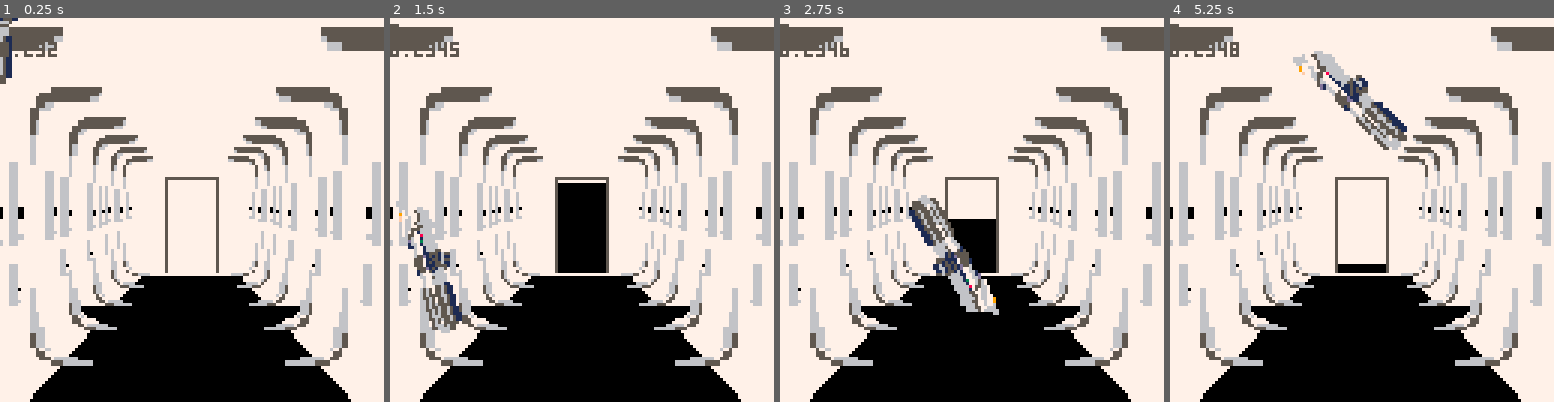
Above: before the commit, frames 1-4 (left to right).
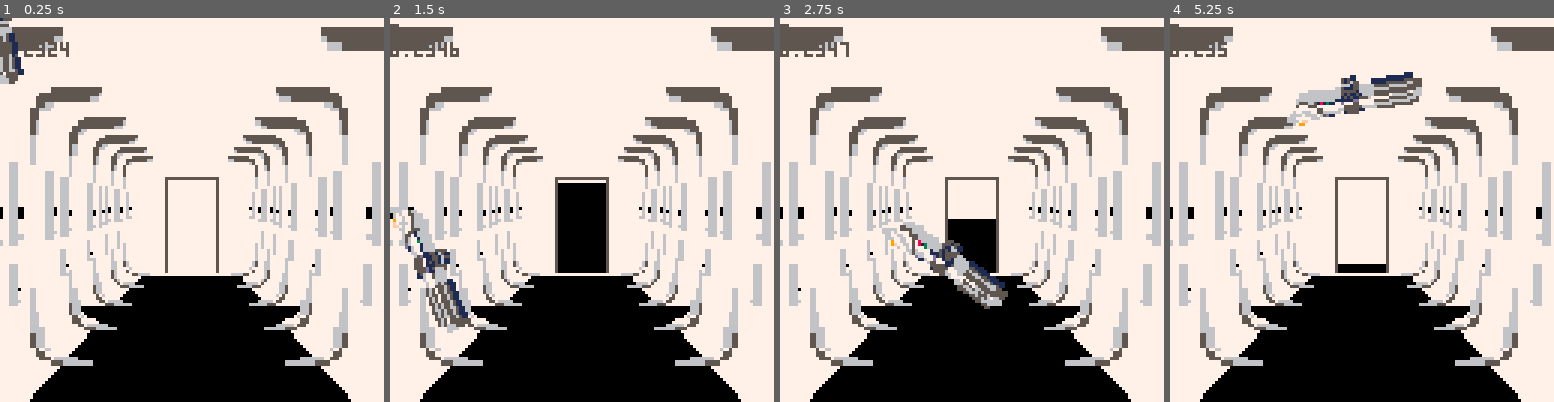
Above: after the commit, the same moments.

Repository: Chovin/Litghtsaber
Game: PICO-8 cartridge litghtsaber.p8
Two runs of this game, one before a commit and one after it. Both use one fixed random seed, a clock stepped at 60 frames per second and the inputs below.
Inputs (mouse positions are in pixels of both pictures, inside the frame that each line leads up to):
- Up to frame 1 (0.25 s): no input
- Up to frame 2 (1.5 s): tap X (X key) at 0.33, 1.07 s; click (670, 121) at 0.67 s; tap O (Z key) at 0.7 s; click (436, 267) at 1.22 s
- Up to frame 3 (2.75 s): hold Right 1.6-2.1 s; tap O (Z key) at 1.7, 2.1, 2.5 s; click (887, 114) at 1.77 s; tap X (X key) at 1.85 s; hold Up 2.15-2.42 s; click (952, 259) at 2.32 s; hold Right from 2.47 s (still down)
- Up to frame 4 (5.25 s): click (1404, 106) at 2.87 s; tap O (Z key) every 0.4 s from 2.9 to 4.9 s; tap X (X key) at 2.97, 4.08, 5.2 s; release Right at 3.03 s; hold Left 3.08-3.58 s; click (1465, 256) at 3.42 s; hold Down 3.63-3.97 s; click (1231, 102) at 3.97 s; hold Right 4.02-4.68 s; click (1292, 248) at 4.52 s; hold Up 4.73-5.03 s; click (1354, 94) at 5.07 s; hold Left from 5.08 s (still down)

The runs differ from the first frame. In frame 1, 0.5% of the frame differs, in the area x 0-18%, y 0-18%; in frame 2, 1.8%; in frame 3, 3.2%; in frame 4, 3.9%, in the area x 12-66%, y 6-35%.

Commit message:
slightly better swinging I guess

Diff:
--- a/litghtsaber.p8
+++ b/litghtsaber.p8
@@ -46,6 +46,14 @@
  rott = 0
  rdir = 0
  pdir = ''
+ previous_angle=sbr.a
+ avg_mvs = {}
+ avg_mv = 0
+ avg_i = 1
+
+ moved = false
+ moved_t = 0
+
  cpu_usage = stat(1)
 
  -- map n stuff
@@ -80,49 +88,35 @@
   mbcd = max(mbcd - 1, 0)
 
   local ds = distancee(mx,my,sbr.x,sbr.y)
+  local dx = mx - sbr.x
+  local dy = my - sbr.y
+  local a = atan2(dx, dy) + .75
+
   if (btn(4) or mb==1) then
-   local dx = mx - sbr.x
-   local dy = my - sbr.y
-   change_dir = false
-   -- debug
-   if rotating and
-      ((abs(dy)<3 and abs(dx)<3) or
-       (pdir=='y' and abs(dy) > abs(dx)) or
-       (pdir=='x' and abs(dx) > abs(dy))
-      ) then
-    if rdir > 0 then
-
-    else
-
-    end
-   elseif abs(dy) > abs(dx) then
-    pdir = 'y'
-    if sbr.a > .5 then
-     rdir = -sgn(dy)
-    else
-     rdir = sgn(dy)
-    end
-   else
-    pdir = 'x'
-    if sbr.a < .25 or sbr.a > .75 then
-     rdir = -sgn(dx)
-    else
-     rdir = sgn(dx)
-    end
-   end
-   rotating = true
-   if rott==0 then
-    sfx(flr(rnd(3)+3))
-   end
-   rott += 1
+   a += .5
+  end
+  a %= 1
+  if abs(a+1 - sbr.a) < abs(a-sbr.a) then
+  	a += 1
+  elseif abs(a-1 - sbr.a) < abs(a-sbr.a) then
+  	a -= 1
+  end
+
+  if ds > 10  and moved_t > 10 and sbr.on then
+   sfx(flr(3 + rnd(3)))
+   moved = true
+   moved_t = 0
   else
-   rotating = false
-   rott = 0
-   rdir = 0
-  end
-
-  sbr.da = lerp(sbr.da, rdir*.05*(ds/10), .5)
-
+   moved = false
+   moved_t += 1
+  end
+
+
+  if ds > .5 then
+  	sbr.a = lerp(sbr.a, a, .1)
+  end
+
+  --da = abs()
 
   sbr.x = lerp(sbr.x, mx, .9)
   sbr.y = lerp(sbr.y, my, .9)
